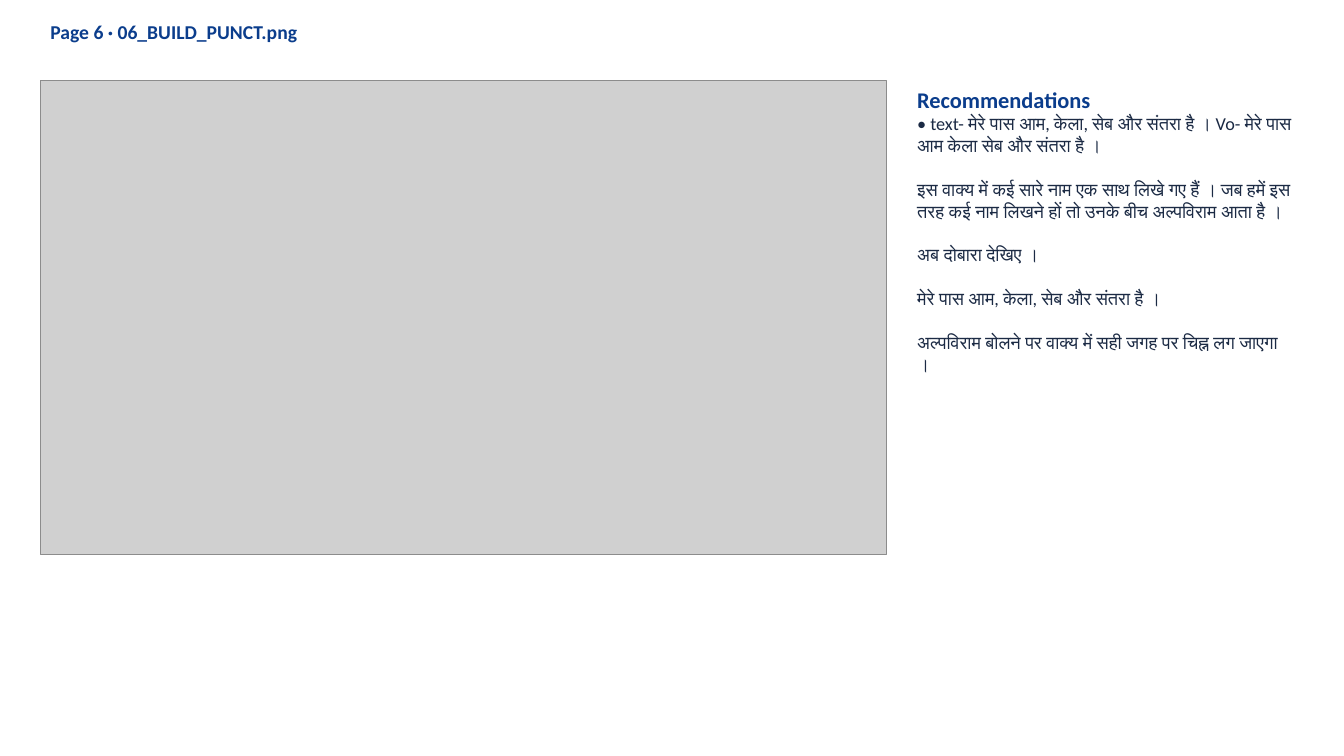
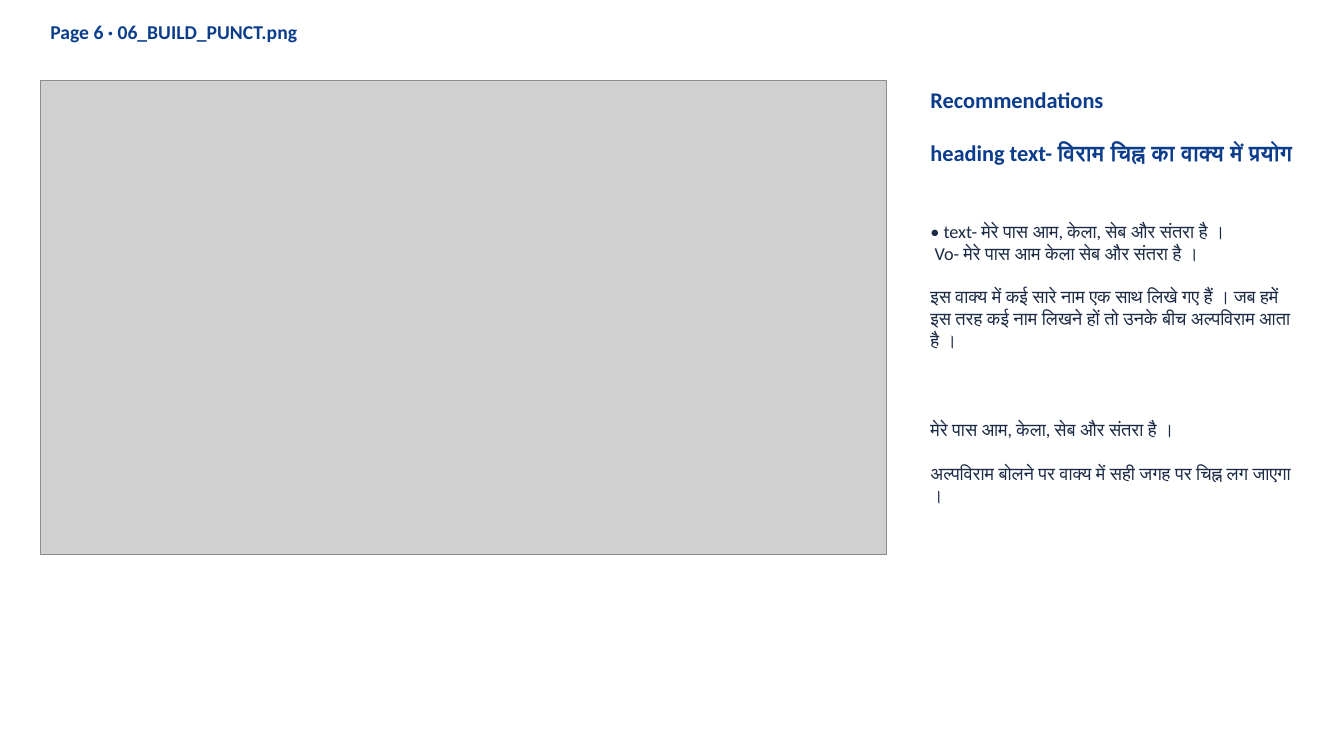
Before and after one commit to 25606mohnish2020-commits/HI02H12_L01_S01, a slide deck: slide 11 of HI02H12_L01_S01_dist-20261019T060950Z-1-001/HI02H12_L01_S01_dist/HI02H12_L01_S01_review.pptx (slide 10 before the commit). Drawn at 1344x756 pixels with LibreOffice and Linux fonts; fonts in the diff are those of the drawing; grey boxes stand for pictures. Boxes give left, top, right and bottom in pixels: in the first picture for what was removed or moved away, otherwise in the second. Text is boxed around its words. In the diff, an @@ line names an element or a change of style, - is before the commit and + after.

```diff
--- a/HI02H12_L01_S01_dist-20261019T060950Z-1-001/HI02H12_L01_S01_dist/HI02H12_L01_S01_review.pptx
+++ b/HI02H12_L01_S01_dist-20261019T060950Z-1-001/HI02H12_L01_S01_dist/HI02H12_L01_S01_review.pptx
@@ text "Recommendations": place and size @@
-text "Recommendations" at (917, 92, 1291, 352)
+text "Recommendations" at (930, 92, 1292, 483)
@@ text at (930, 144, 1292, 261): text changed @@
-• text- मेरे पास आम, केला, सेब और संतरा है । Vo- मेरे पास आम केला सेब और संतरा है ।
+heading text- विराम चिह्न का वाक्य में प्रयोग
+• text- मेरे पास आम, केला, सेब और संतरा है ।
+Vo- मेरे पास आम केला सेब और संतरा है ।
@@ text at (917, 248, 1021, 264): paragraph removed @@
-अब दोबारा देखिए ।
```
Also in this commit, not shown: 14 other slides changed, 2 slides added, 1 slide removed, 1 other file.
